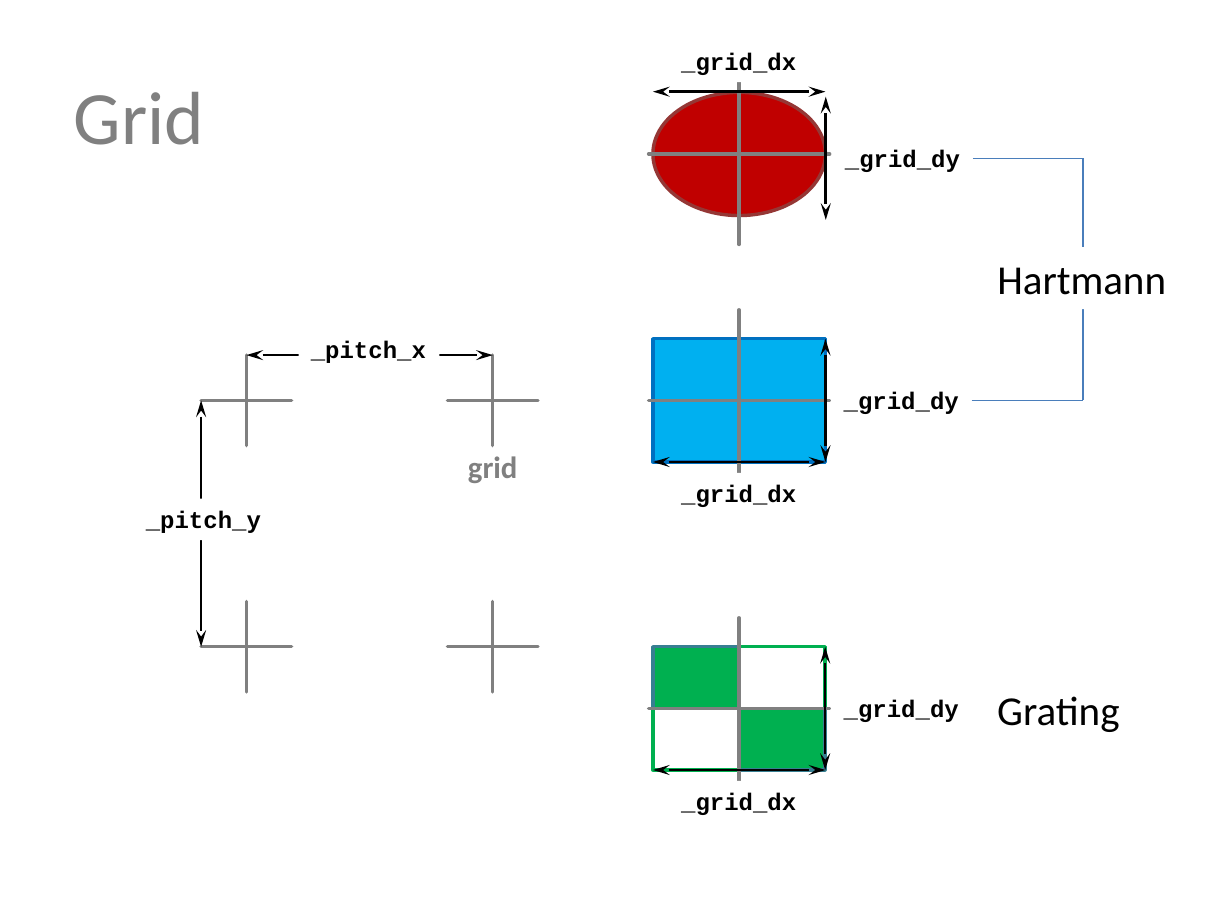
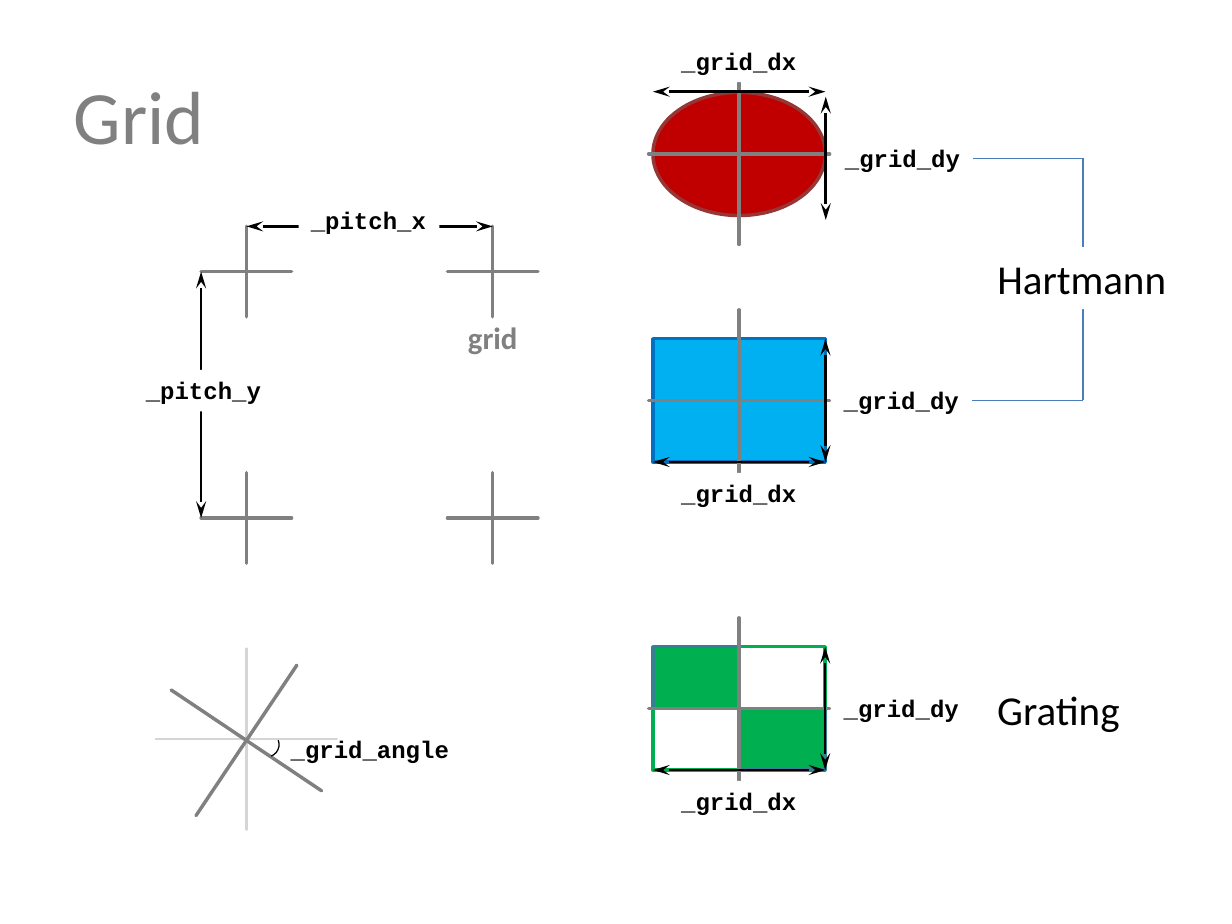
Before and after one commit to gaoboyy/SRW-Mask-Simulation, a slide deck: slide 3 of Definition.pptx. Drawn at 1232x924 pixels with LibreOffice and Linux fonts; fonts in the diff are those of the drawing. Boxes give left, top, right and bottom in pixels: in the first picture for what was removed or moved away, otherwise in the second. Text is boxed around its words. In the diff, an @@ line names an element or a change of style, - is before the commit and + after.

```diff
--- a/Definition.pptx
+++ b/Definition.pptx
@@ 4 plus signs, 3 texts, 2 double arrows moved together from (x1=146, y1=339, x2=554, y2=708) to (x1=146, y1=209, x2=554, y2=579) @@
@@ plus sign added at (x1=75, y1=570, x2=417, y2=911), outline #808080 2 pt @@
@@ plus sign added at (x1=123, y1=616, x2=370, y2=862), outline #D5D5D5 1.5 pt @@
@@ arc (boxed as its full ellipse) added at (x1=251, y1=728, x2=283, y2=760), outline #000000 0.75 pt @@
@@ text added at (x1=291, y1=741, x2=449, y2=763), 14 pt, text #000000, bold @@
+_grid_angle
```
Also in this commit, not shown: 1 other slide changed.
